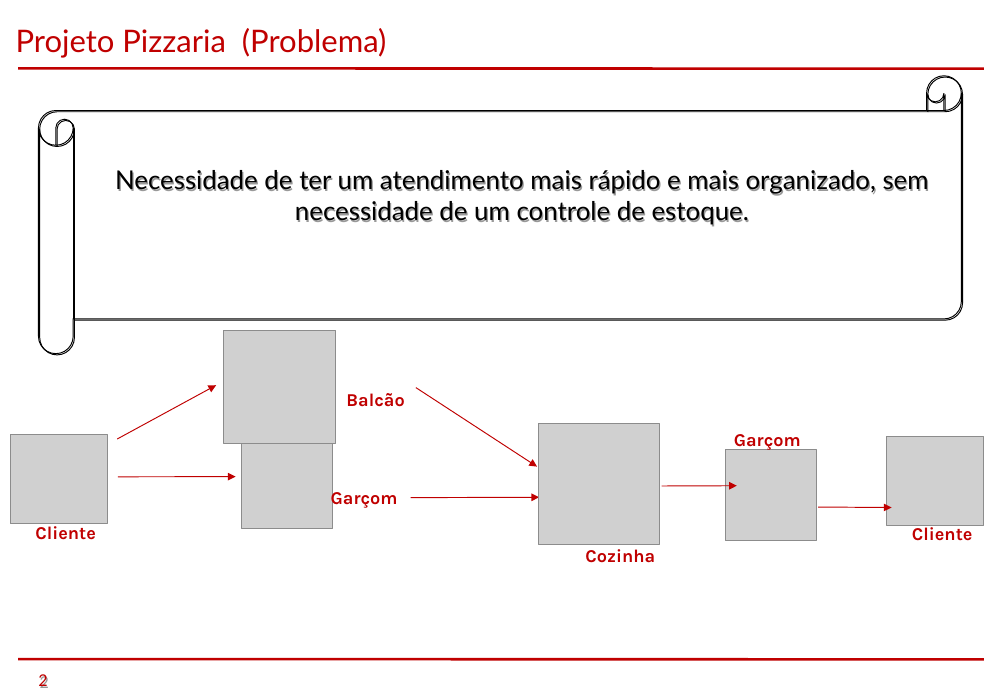
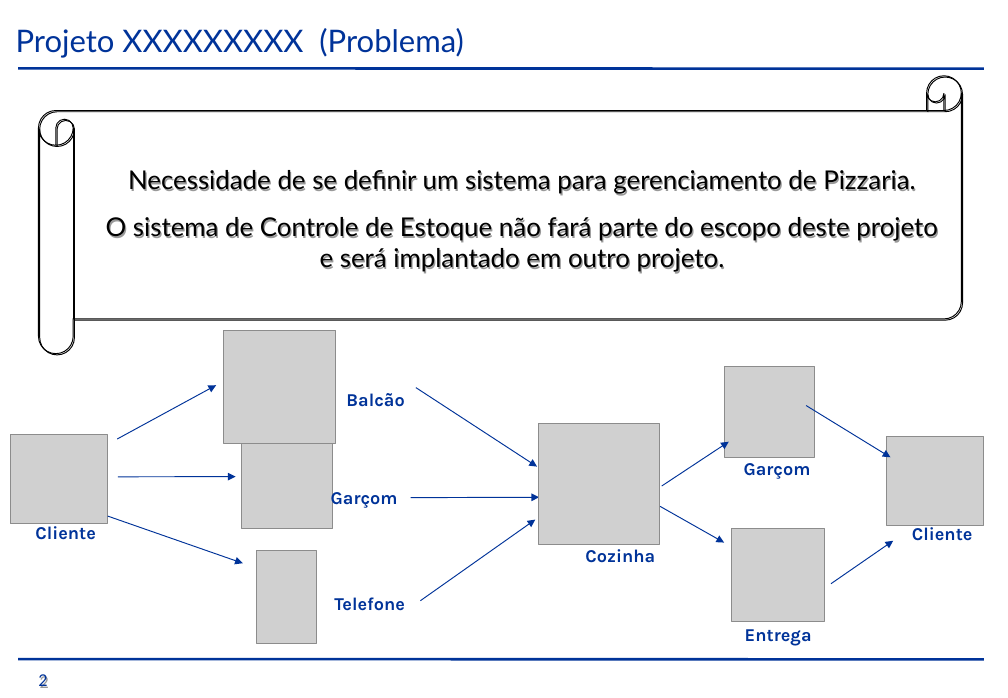
Before and after one commit to Peridian/tcmpizzaria, a slide deck: slide 2 of trunk/GiovanellisPizzariaEntrega1S/TCM - Pizzaria - Semestre 1 - 2014/PTCC/Apresentação/Pizzaria.ppt. Drawn at 1008x698 pixels with LibreOffice and Linux fonts; fonts in the diff are those of the drawing; grey boxes stand for pictures; background and template pictures are left out. Boxes give left, top, right and bottom in pixels: in the first picture for what was removed or moved away, otherwise in the second. Text is boxed around its words. In the diff, an @@ line names an element or a change of style, - is before the commit and + after.

```diff
--- a/trunk/GiovanellisPizzariaEntrega1S/TCM - Pizzaria - Semestre 1 - 2014/PTCC/Apresentação/Pizzaria.ppt
+++ b/trunk/GiovanellisPizzariaEntrega1S/TCM - Pizzaria - Semestre 1 - 2014/PTCC/Apresentação/Pizzaria.ppt
@@ text at (16,28,464,58): text changed; text colour #C00000 to #003399 @@
-Projeto Pizzaria (Problema)
+Projeto XXXXXXXXX (Problema)
@@ line (18, 68) - (983, 69): stroke #C00000 2.01 pt to #003399 2.01 pt @@
@@ text at (106,170,938,272): text changed @@
-Necessidade de ter um atendimento mais rápido e mais organizado, sem necessidade de um controle de estoque.
+Necessidade de se definir um sistema para gerenciamento de Pizzaria.
+O sistema de Controle de Estoque não fará parte do escopo deste projeto e será implantado em outro projeto.
@@ arrow (117, 439) - (216, 385): stroke #C00000 0.74 pt to #003399 0.74 pt @@
@@ arrow (416, 387) - (537, 466): stroke #C00000 0.74 pt to #003399 0.74 pt @@
@@ picture: place and size @@
-picture at (725,449,816,540)
+picture at (723,366,815,458)
@@ arrow added from (805, 405) to (890, 457), #003399 0.74 pt @@
@@ arrow moved from (661, 485) - (736, 485) to (661, 485) - (728, 442) @@
@@ arrow (661, 485) - (728, 442): stroke #C00000 0.74 pt to #003399 0.74 pt @@
@@ arrow (118, 476) - (235, 476): stroke #C00000 0.74 pt to #003399 0.74 pt @@
@@ text colour #C00000 to #003399 in 7 elements at (38,674,47,688), (35,523,96,540), (331,488,398,510), (346,393,404,407), (585,549,655,563), (912,524,973,541), (744,463,811,479) @@
@@ text "Garçom": place and size @@
-text "Garçom" at (734,434,801,452)
+text "Garçom" at (744,463,811,479)
@@ arrow (410, 497) - (539, 497): stroke #C00000 0.74 pt to #003399 0.74 pt @@
@@ arrow added from (660, 506) to (723, 542), #003399 0.74 pt @@
@@ arrow removed from (817, 507) to (891, 507) @@
@@ arrow added from (108, 516) to (243, 563), #003399 0.74 pt @@
@@ arrow added from (420, 600) to (535, 519), #003399 0.74 pt @@
@@ picture added at (731,528,824,621) @@
@@ picture added at (257,550,316,643) @@
@@ arrow added from (830, 583) to (893, 540), #003399 0.74 pt @@
@@ text added at (334,597,405,611), 14 pt, text #003399, bold @@
+Telefone
@@ text added at (745,629,812,646), 14 pt, text #003399, bold @@
+Entrega
@@ line (18, 658) - (983, 659): stroke #C00000 2.01 pt to #003399 2.01 pt @@
```
Also in this commit, not shown: 7 other slides changed, 1 slide added, 4 slides removed.
